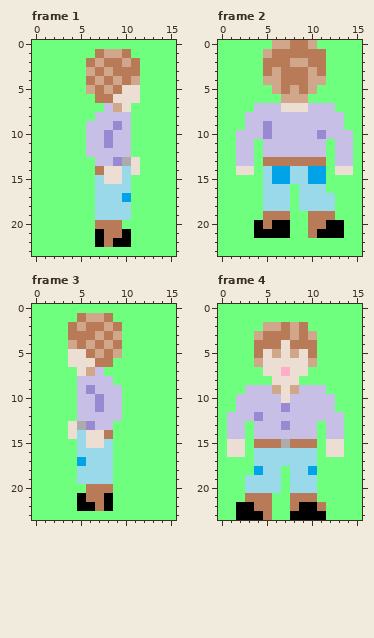
Two states of a pixel-art file, ass/aseprite/char_16x24.aseprite. The picture above is the old version.
16x24 pixels, 4 frames. Shown: frame 1, frame 2, frame 3, frame 4.
Once edited:
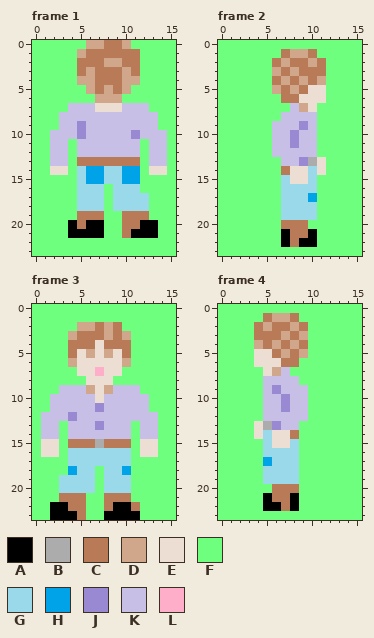
Palette (. is transparent): A #000000  B #acacac  C #b97a57  D #d1a78b  E #edded3  F #6fff7f  G #99d9ea  H #00a2e8  J #9988d2  K #c8bfe7  L #ffaec9
What changed:
--- frame 1, layer "Background"
@@ x 0..15 @@
- 0 FFFFFFFFFFFFFFFF
- 1 FFFFFFFCDDCFFFFF
- 2 FFFFFFCDCCDCFFFF
- 3 FFFFFFDCDCCCFFFF
- 4 FFFFFFCDCDCDFFFF
- 5 FFFFFFDCDCEEFFFF
- 6 FFFFFFFCCEEEFFFF
- 7 FFFFFFFFKDEFFFFF
- 8 FFFFFFFKKKKFFFFF
- 9 FFFFFFKKKJKFFFFF
-10 FFFFFFKKJKKFFFFF
-11 FFFFFFKKJKKFFFFF
-12 FFFFFFKKKKKFFFFF
-13 FFFFFFFKKJBEFFFF
-14 FFFFFFFCEEGEFFFF
-15 FFFFFFFGEEGFFFFF
-16 FFFFFFFGGGGFFFFF
-17 FFFFFFFGGGHFFFFF
-18 FFFFFFFGGGGFFFFF
-19 FFFFFFFGGGGFFFFF
-20 FFFFFFFCCCFFFFFF
-21 FFFFFFFACCAFFFFF
-22 FFFFFFFACAAFFFFF
+ 0 FFFFFFDDCCDFFFFF
+ 1 FFFFFDCCCCCCFFFF
+ 2 FFFFFCCCDDCCFFFF
+ 3 FFFFFCDCCCDCFFFF
+ 4 FFFFFDDCCCDDFFFF
+ 5 FFFFFFDCDCDFFFFF
+ 6 FFFFFFFDDDFFFFFF
+ 7 FFFFKKKEEEKKKFFF
+ 8 FFFKKKKKKKKKKKFF
+ 9 FFFKKJKKKKKKKKFF
+10 FFKKKJKKKKKJKKKF
+11 FFKKFKKKKKKKFKKF
+12 FFKKFKKKKKKKFKKF
+13 FFKKFCCCCCCCFKKF
+14 FFEEFGHHGGHHFEEF
+15 FFFFFGHHGGHHFFFF
+16 FFFFFGGGFGGGFFFF
+17 FFFFFGGGFGGGGFFF
+18 FFFFFGGGFGGGGFFF
+19 FFFFFCCCFFCCCFFF
+20 FFFFACAAFFCCAAFF
+21 FFFFAAAAFFCAAAFF
+22 FFFFFFFFFFFFFFFF
 23 FFFFFFFFFFFFFFFF
--- frame 2, layer "Background"
@@ x 0..15 @@
- 0 FFFFFFDDCCDFFFFF
- 1 FFFFFDCCCCCCFFFF
- 2 FFFFFCCCDDCCFFFF
- 3 FFFFFCDCCCDCFFFF
- 4 FFFFFDDCCCDDFFFF
- 5 FFFFFFDCDCDFFFFF
- 6 FFFFFFFDDDFFFFFF
- 7 FFFFKKKEEEKKKFFF
- 8 FFFKKKKKKKKKKKFF
- 9 FFFKKJKKKKKKKKFF
-10 FFKKKJKKKKKJKKKF
-11 FFKKFKKKKKKKFKKF
-12 FFKKFKKKKKKKFKKF
-13 FFKKFCCCCCCCFKKF
-14 FFEEFGHHGGHHFEEF
-15 FFFFFGHHGGHHFFFF
-16 FFFFFGGGFGGGFFFF
-17 FFFFFGGGFGGGGFFF
-18 FFFFFGGGFGGGGFFF
-19 FFFFFCCCFFCCCFFF
-20 FFFFACAAFFCCAAFF
-21 FFFFAAAAFFCAAAFF
-22 FFFFFFFFFFFFFFFF
+ 0 FFFFFFFFFFFFFFFF
+ 1 FFFFFFFCDDCFFFFF
+ 2 FFFFFFCDCCDCFFFF
+ 3 FFFFFFDCDCCCFFFF
+ 4 FFFFFFCDCDCDFFFF
+ 5 FFFFFFDCDCEEFFFF
+ 6 FFFFFFFCCEEEFFFF
+ 7 FFFFFFFFKDEFFFFF
+ 8 FFFFFFFKKKKFFFFF
+ 9 FFFFFFKKKJKFFFFF
+10 FFFFFFKKJKKFFFFF
+11 FFFFFFKKJKKFFFFF
+12 FFFFFFKKKKKFFFFF
+13 FFFFFFFKKJBEFFFF
+14 FFFFFFFCEEGEFFFF
+15 FFFFFFFGEEGFFFFF
+16 FFFFFFFGGGGFFFFF
+17 FFFFFFFGGGHFFFFF
+18 FFFFFFFGGGGFFFFF
+19 FFFFFFFGGGGFFFFF
+20 FFFFFFFCCCFFFFFF
+21 FFFFFFFACCAFFFFF
+22 FFFFFFFACAAFFFFF
 23 FFFFFFFFFFFFFFFF
--- frame 3, layer "Background"
@@ x 0..15 @@
  0 FFFFFFFFFFFFFFFF
- 1 FFFFFCDDCFFFFFFF
- 2 FFFFCDCCDCFFFFFF
- 3 FFFFCCCDCDFFFFFF
- 4 FFFFDCDCDCFFFFFF
- 5 FFFFEECDCDFFFFFF
- 6 FFFFEEECCFFFFFFF
- 7 FFFFFEDKFFFFFFFF
- 8 FFFFFKKKKFFFFFFF
- 9 FFFFFKJKKKFFFFFF
-10 FFFFFKKJKKFFFFFF
-11 FFFFFKKJKKFFFFFF
-12 FFFFFKKKKKFFFFFF
-13 FFFFEBJKKFFFFFFF
-14 FFFFEGEECFFFFFFF
-15 FFFFFGEEGFFFFFFF
-16 FFFFFGGGGFFFFFFF
-17 FFFFFHGGGFFFFFFF
-18 FFFFFGGGGFFFFFFF
-19 FFFFFGGGGFFFFFFF
-20 FFFFFFCCCFFFFFFF
-21 FFFFFACCAFFFFFFF
-22 FFFFFAACAFFFFFFF
-23 FFFFFFFFFFFFFFFF
+ 1 FFFFFFFFFFFFFFFF
+ 2 FFFFFDDCDCFFFFFF
+ 3 FFFFDCCCDCDFFFFF
+ 4 FFFFCCCECCCFFFFF
+ 5 FFFFCEDEDECFFFFF
+ 6 FFFFDEEEEEDFFFFF
+ 7 FFFFFEELEEFFFFFF
+ 8 FFFFFFEEEFFFFFFF
+ 9 FFFKKKDEDKKKFFFF
+10 FFKKKKKEKKKKKFFF
+11 FFKKKKKJKKKKKFFF
+12 FKKKJKKKKKKKKKFF
+13 FKKFKKKJKKKFKKFF
+14 FKKFKKKKKKKFKKFF
+15 FEEFCCCBCCCFEEFF
+16 FEEFGGGGGGGFEEFF
+17 FFFFGGGGGGGFFFFF
+18 FFFFHGGFGGHFFFFF
+19 FFFGGGGFGGGFFFFF
+20 FFFGGGGFGGGFFFFF
+21 FFFCCCFFCCCFFFFF
+22 FFAACCFFCAACFFFF
+23 FFAAACFFAAAAFFFF
--- frame 4, layer "Background"
@@ x 0..15 @@
  0 FFFFFFFFFFFFFFFF
- 1 FFFFFFFFFFFFFFFF
- 2 FFFFFDDCDCFFFFFF
- 3 FFFFDCCCDCDFFFFF
- 4 FFFFCCCECCCFFFFF
- 5 FFFFCEDEDECFFFFF
- 6 FFFFDEEEEEDFFFFF
- 7 FFFFFEELEEFFFFFF
- 8 FFFFFFEEEFFFFFFF
- 9 FFFKKKDEDKKKFFFF
-10 FFKKKKKEKKKKKFFF
-11 FFKKKKKJKKKKKFFF
-12 FKKKJKKKKKKKKKFF
-13 FKKFKKKJKKKFKKFF
-14 FKKFKKKKKKKFKKFF
-15 FEEFCCCBCCCFEEFF
-16 FEEFGGGGGGGFEEFF
-17 FFFFGGGGGGGFFFFF
-18 FFFFHGGFGGHFFFFF
-19 FFFGGGGFGGGFFFFF
-20 FFFGGGGFGGGFFFFF
-21 FFFCCCFFCCCFFFFF
-22 FFAACCFFCAACFFFF
-23 FFAAACFFAAAAFFFF
+ 1 FFFFFCDDCFFFFFFF
+ 2 FFFFCDCCDCFFFFFF
+ 3 FFFFCCCDCDFFFFFF
+ 4 FFFFDCDCDCFFFFFF
+ 5 FFFFEECDCDFFFFFF
+ 6 FFFFEEECCFFFFFFF
+ 7 FFFFFEDKFFFFFFFF
+ 8 FFFFFKKKKFFFFFFF
+ 9 FFFFFKJKKKFFFFFF
+10 FFFFFKKJKKFFFFFF
+11 FFFFFKKJKKFFFFFF
+12 FFFFFKKKKKFFFFFF
+13 FFFFEBJKKFFFFFFF
+14 FFFFEGEECFFFFFFF
+15 FFFFFGEEGFFFFFFF
+16 FFFFFGGGGFFFFFFF
+17 FFFFFHGGGFFFFFFF
+18 FFFFFGGGGFFFFFFF
+19 FFFFFGGGGFFFFFFF
+20 FFFFFFCCCFFFFFFF
+21 FFFFFACCAFFFFFFF
+22 FFFFFAACAFFFFFFF
+23 FFFFFFFFFFFFFFFF
Pixel boxes of the changes (left, top, right, bottom) in both pictures:
changed: (50, 40, 167, 247)
changed: (236, 40, 353, 247)
changed: (41, 313, 158, 520)
changed: (227, 313, 344, 520)
